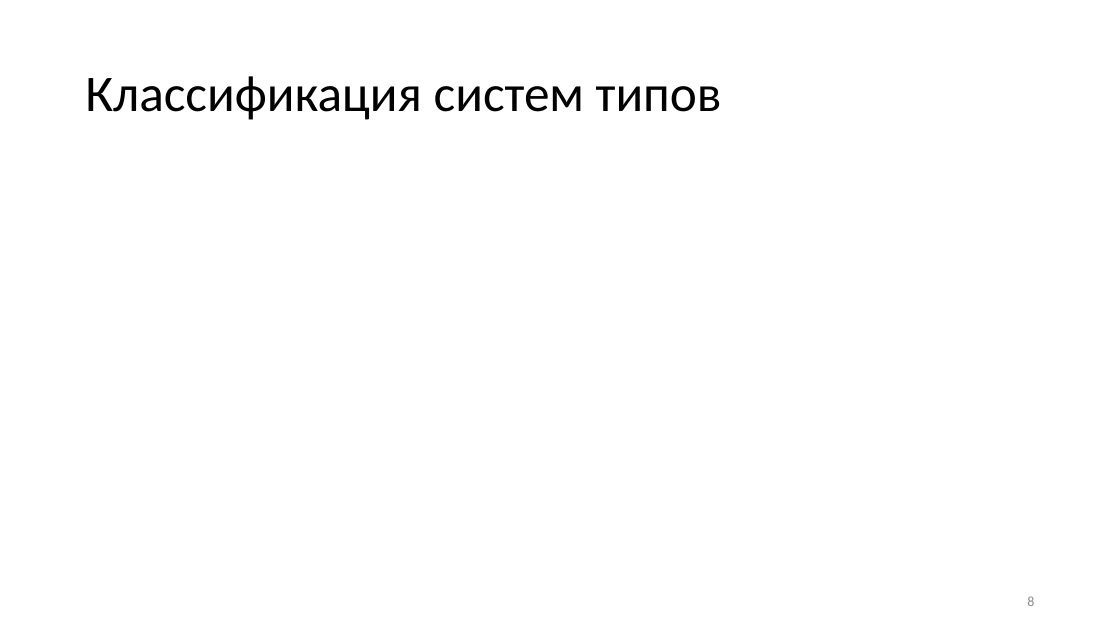
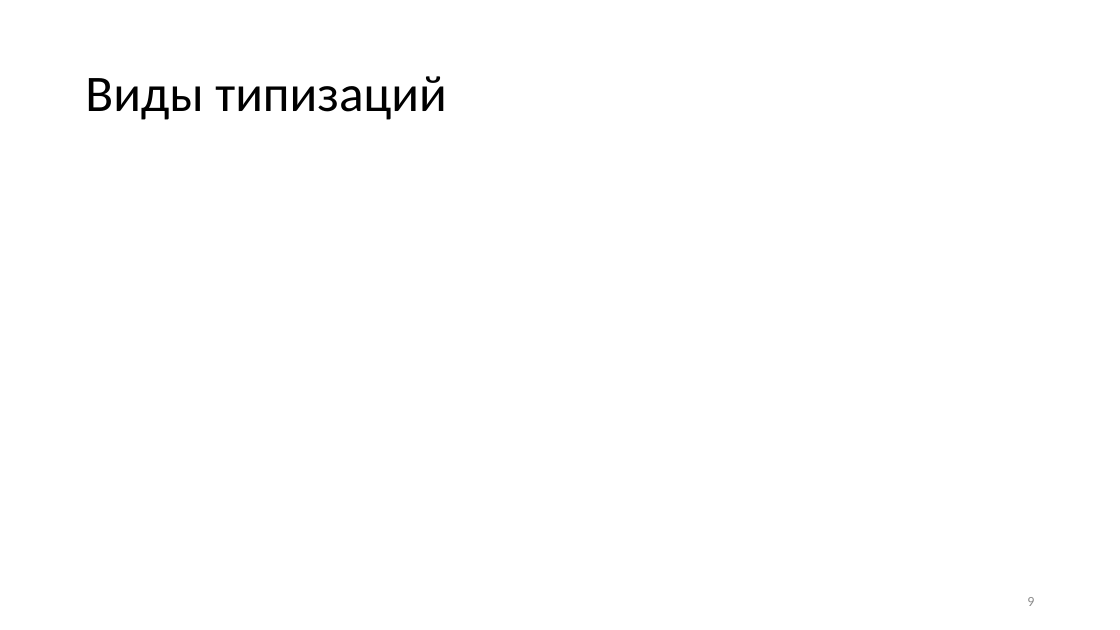
Before and after one commit to Evgueni-Petrov-aka-espetrov/Algorithms-and-Programming-in-C-pptx, a slide deck: slide 9 of 03.5 Типы языка С.pptx (slide 8 before the commit). Drawn at 1120x630 pixels with LibreOffice and Linux fonts; fonts in the diff are those of the drawing. Boxes give left, top, right and bottom in pixels: in the first picture for what was removed or moved away, otherwise in the second. Text is boxed around its words. In the diff, an @@ line names an element or a change of style, - is before the commit and + after.

Commit message:
убрал complex int и т.п., исправил классификацию систем типов

```diff
--- a/03.5 Типы языка С.pptx
+++ b/03.5 Типы языка С.pptx
@@ title at [85, 76, 446, 120]: text changed @@
-Классификация систем типов
+Виды типизаций
@@ page number at [1027, 597, 1034, 606]: text changed @@
-8
+9
```
Also in this commit, not shown: 19 other slides changed, 4 slides added, 6 slides removed.
